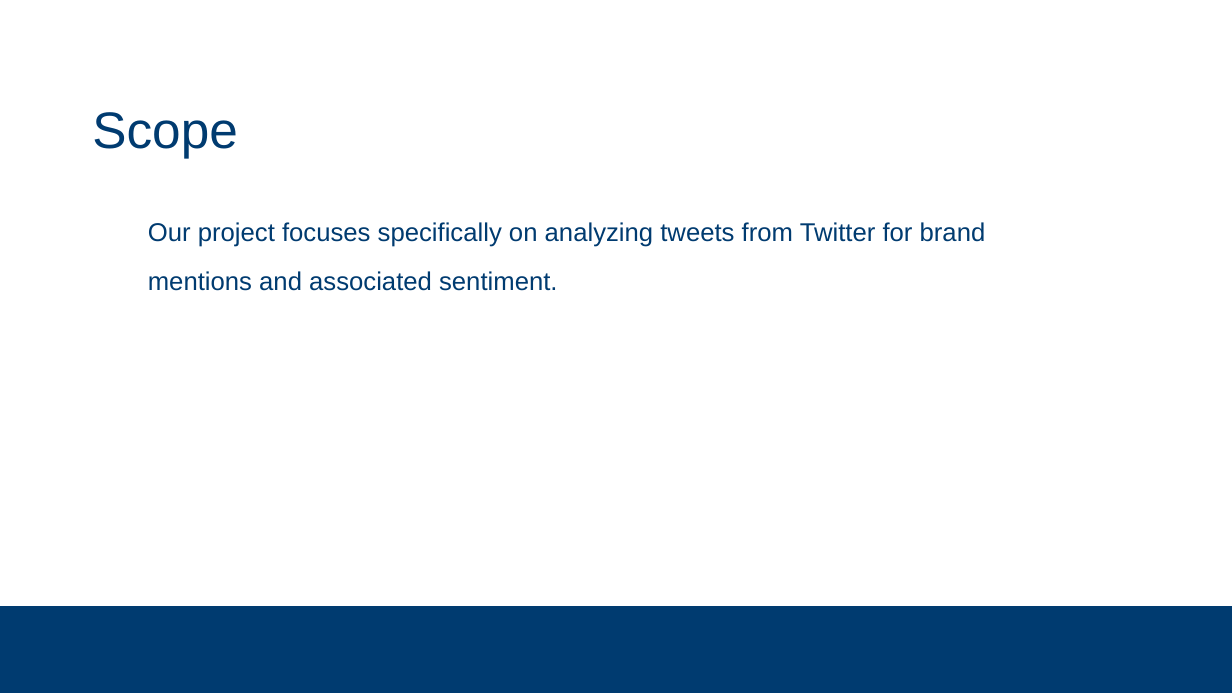
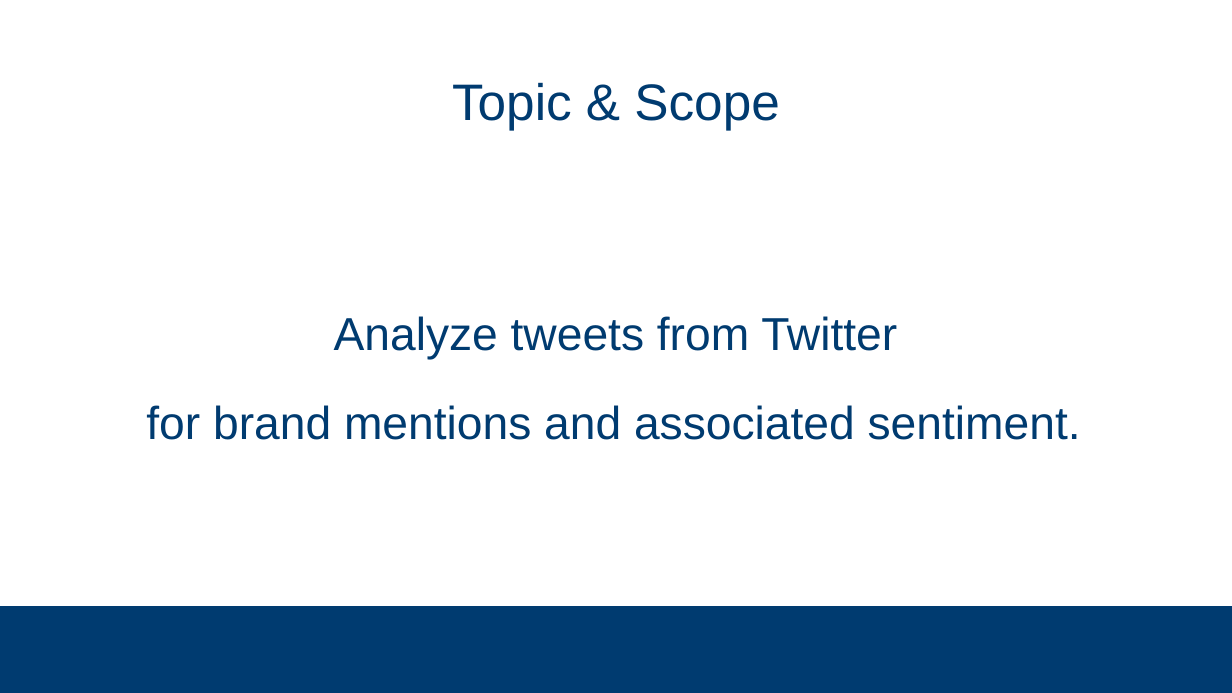
Before and after one commit to subsystem3/project, a slide deck: slide 4 of Final-Project-Team-2.pptx (slide 8 before the commit). Drawn at 1232x693 pixels with LibreOffice and Linux fonts; fonts in the diff are those of the drawing; background and template pictures are left out. Boxes give left, top, right and bottom in pixels: in the first picture for what was removed or moved away, otherwise in the second. Text is boxed around its words. In the diff, an @@ line names an element or a change of style, - is before the commit and + after.

```diff
--- a/Final-Project-Team-2.pptx
+++ b/Final-Project-Team-2.pptx
@@ title at [452, 82, 779, 130]: text changed @@
-Scope
+Topic & Scope
@@ text at [146, 316, 1081, 440]: text changed; size 20 to 36 pt @@
-  Our project focuses specifically on analyzing tweets from Twitter for brand mentions and associated sentiment.
+  Analyze tweets from Twitter
+  for brand mentions and associated sentiment.
```
Also in this commit, not shown: 4 other slides changed, 4 slides added, 5 slides removed.
